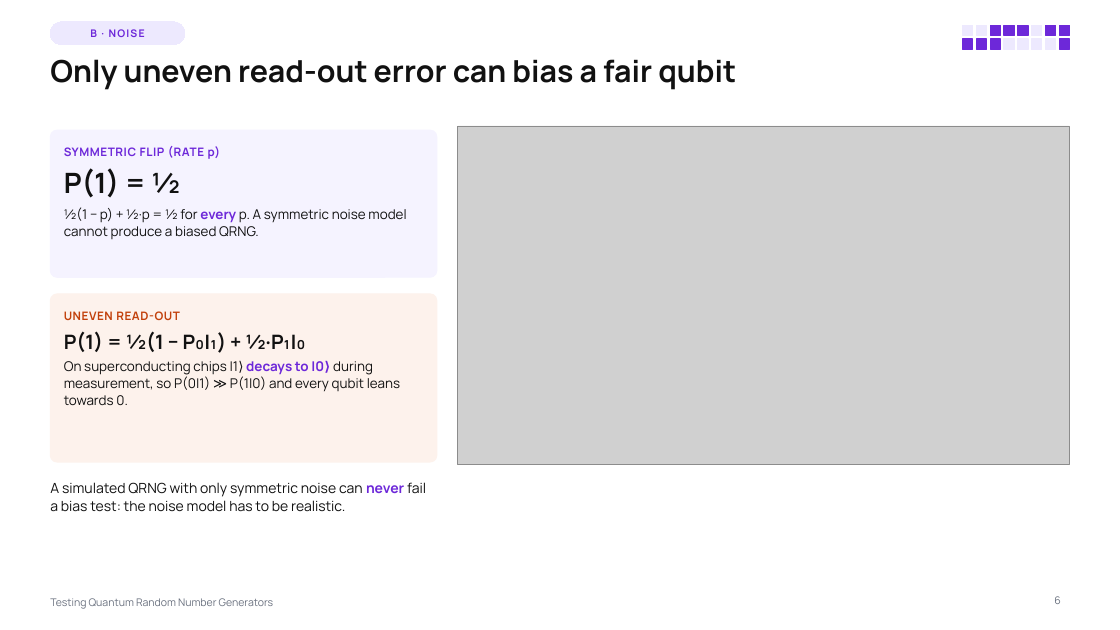
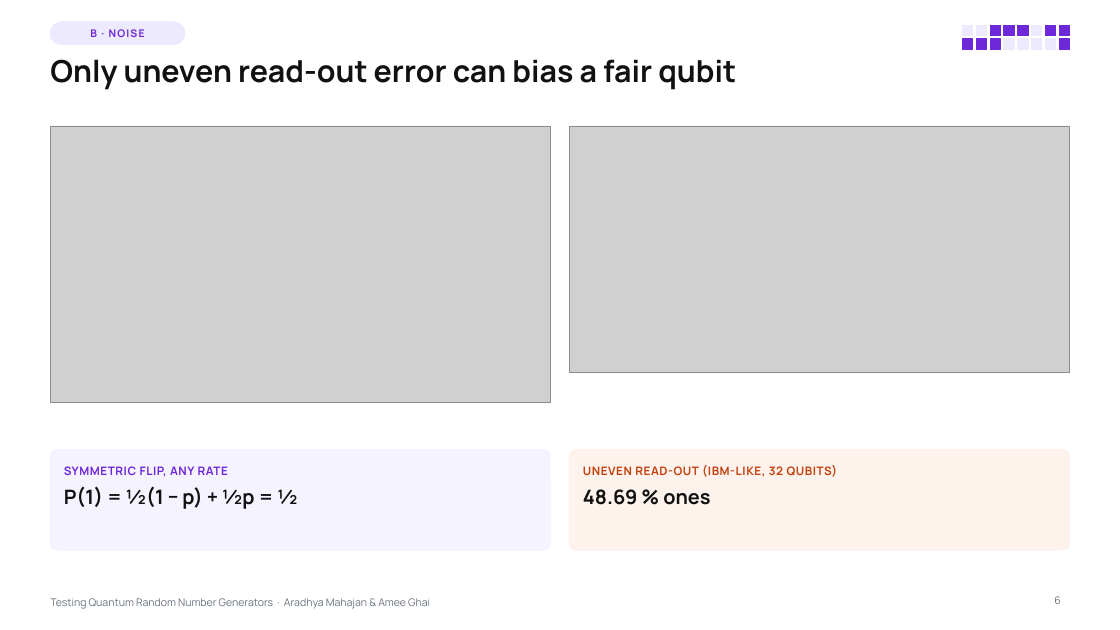
Before and after one commit to Aradhya2708/Quantum-RNG-Proj, a slide deck: slide 6 of presentation/QRNG_Testing_Lecture.pptx. Drawn at 1120x630 pixels with LibreOffice and Linux fonts; fonts in the diff are those of the drawing; grey boxes stand for pictures. Boxes give left, top, right and bottom in pixels: in the first picture for what was removed or moved away, otherwise in the second. Text is boxed around its words. In the diff, an @@ line names an element or a change of style, - is before the commit and + after.

```diff
--- a/presentation/QRNG_Testing_Lecture.pptx
+++ b/presentation/QRNG_Testing_Lecture.pptx
@@ picture: place and size @@
-picture at bbox=[458, 126, 1070, 465]
+picture at bbox=[50, 126, 550, 402]
@@ rounded rectangle removed at bbox=[50, 130, 437, 277] @@
@@ picture added at bbox=[570, 126, 1070, 373] @@
@@ text removed at bbox=[64, 168, 180, 198] @@
-P(1) = ½
@@ text removed at bbox=[64, 207, 406, 239] @@
-½(1 − p) + ½·p = ½ for every p. A symmetric noise model cannot produce a biased QRNG.
@@ rounded rectangle removed at bbox=[50, 294, 437, 462] @@
@@ text removed at bbox=[64, 361, 400, 405] @@
-On superconducting chips |1⟩ decays to |0⟩ during measurement, so P(0|1) ≫ P(1|0) and every qubit leans towards 0.
@@ rounded rectangle added at bbox=[50, 450, 550, 550], fill #F5F3FF, outline #F5F3FF 1 pt @@
@@ text at bbox=[64, 466, 228, 477]: text changed @@
-SYMMETRIC FLIP (RATE p)
+SYMMETRIC FLIP, ANY RATE
@@ rounded rectangle added at bbox=[570, 450, 1070, 550], fill #FDF2EC, outline #FDF2EC 1 pt @@
@@ text at bbox=[583, 465, 837, 477]: text changed @@
-UNEVEN READ-OUT
+UNEVEN READ-OUT (IBM-LIKE, 32 QUBITS)
@@ text removed at bbox=[50, 482, 426, 512] @@
-A simulated QRNG with only symmetric noise can never fail a bias test: the noise model has to be realistic.
@@ text at bbox=[64, 486, 297, 509]: text changed @@
-P(1) = ½(1 − P₀|₁) + ½·P₁|₀
+P(1) = ½(1 − p) + ½p = ½
@@ text added at bbox=[583, 489, 710, 505], 17 pt, text #111111, bold @@
+48.69 % ones
@@ text at bbox=[50, 598, 430, 609]: text changed @@
-Testing Quantum Random Number Generators
+Testing Quantum Random Number Generators · Aradhya Mahajan & Amee Ghai
```
Also in this commit, not shown: 25 other slides changed, 3 slides added, 4 slides removed, 7 other files.
